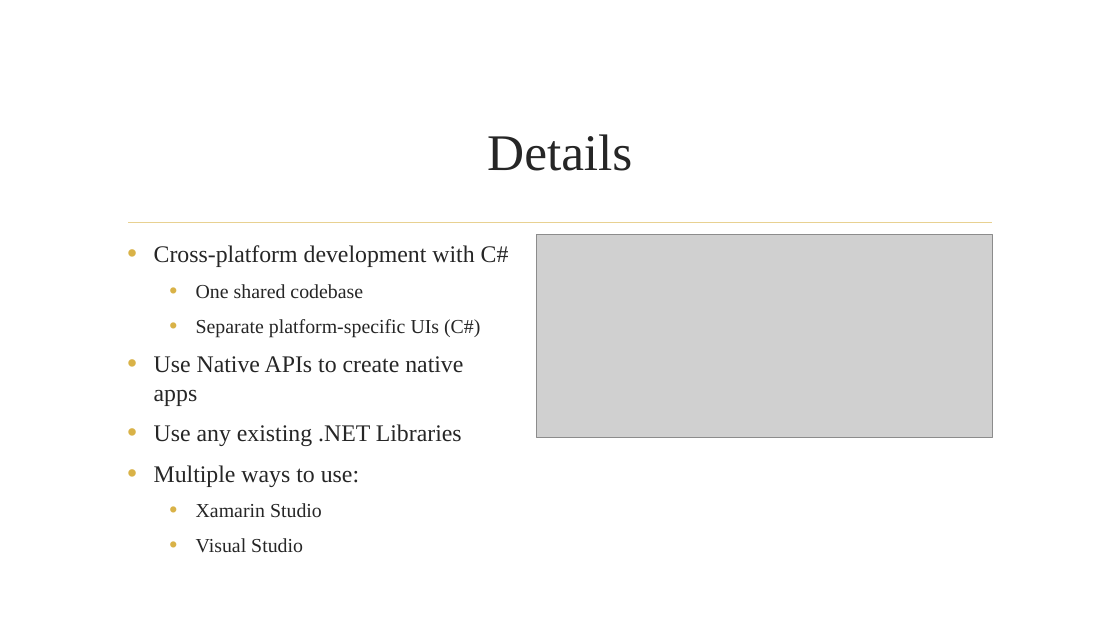
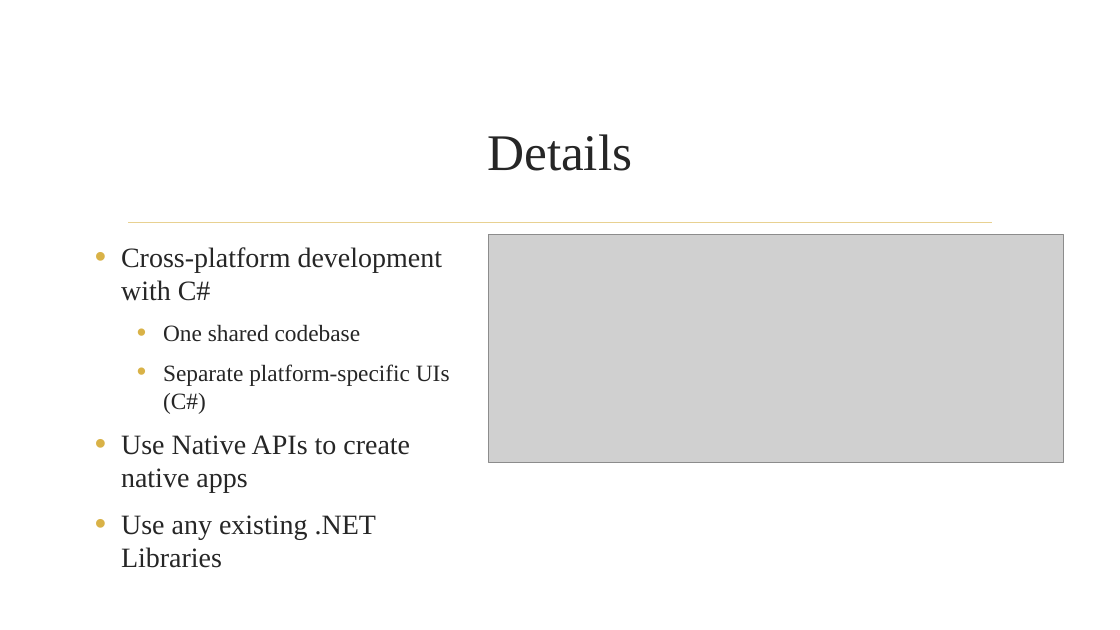
Before and after one commit to jerrelblankenship/Presentations, a slide deck: slide 6 of Xamarin/CodeMash2014/Xamarin.pptx. Drawn at 1120x630 pixels with LibreOffice and Linux fonts; fonts in the diff are those of the drawing; grey boxes stand for pictures; background and template pictures are left out. Boxes give left, top, right and bottom in pixels: in the first picture for what was removed or moved away, otherwise in the second. Text is boxed around its words. In the diff, an @@ line names an element or a change of style, - is before the commit and + after.

```diff
--- a/Xamarin/CodeMash2014/Xamarin.pptx
+++ b/Xamarin/CodeMash2014/Xamarin.pptx
@@ text "Cross-platform development with C#": place and size @@
-text "Cross-platform development with C#" at (154, 245, 509, 517)
+text "Cross-platform development with C#" at (121, 247, 450, 539)
@@ text "Cross-platform development with C#" at (121, 247, 450, 539): size 20.4 to 24 pt in "Cross-platform development with C#", "Use Native APIs to create native apps", "Use any existing .NET Libraries"; size 17 to 20 pt in "One shared codebase", "Separate platform-specific UIs (C#)" @@
@@ picture: place and size @@
-picture at (537, 235, 993, 438)
+picture at (489, 235, 1064, 463)
@@ text at (154, 465, 359, 517): paragraphs removed @@
-• Multiple ways to use:
-  • Xamarin Studio
-  • Visual Studio
```
Also in this commit, not shown: 3 other slides changed, 1 slide added.
